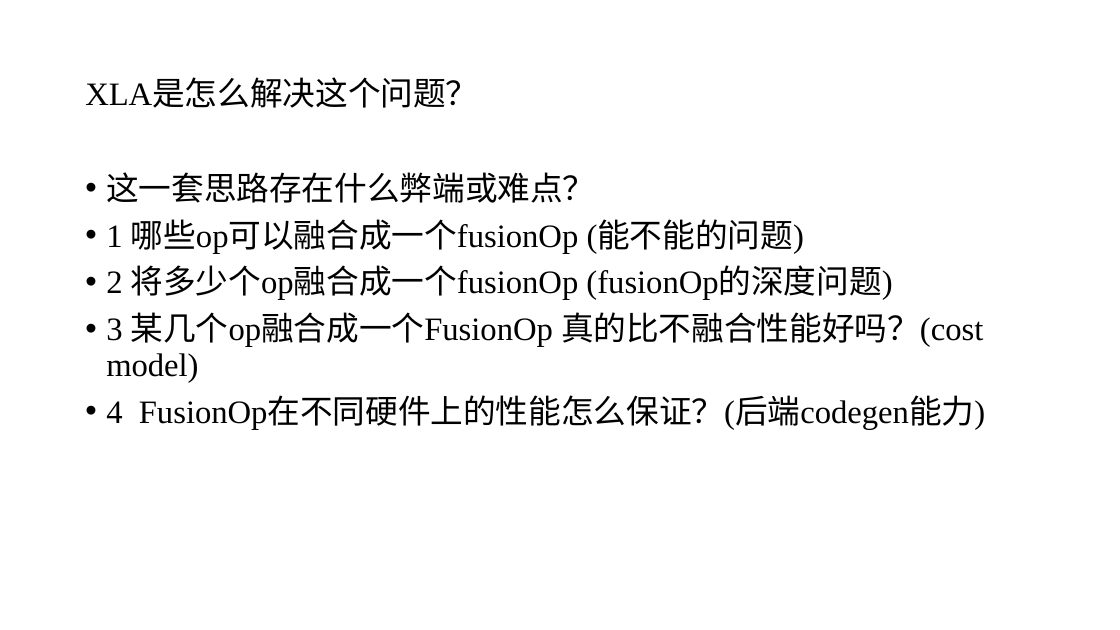
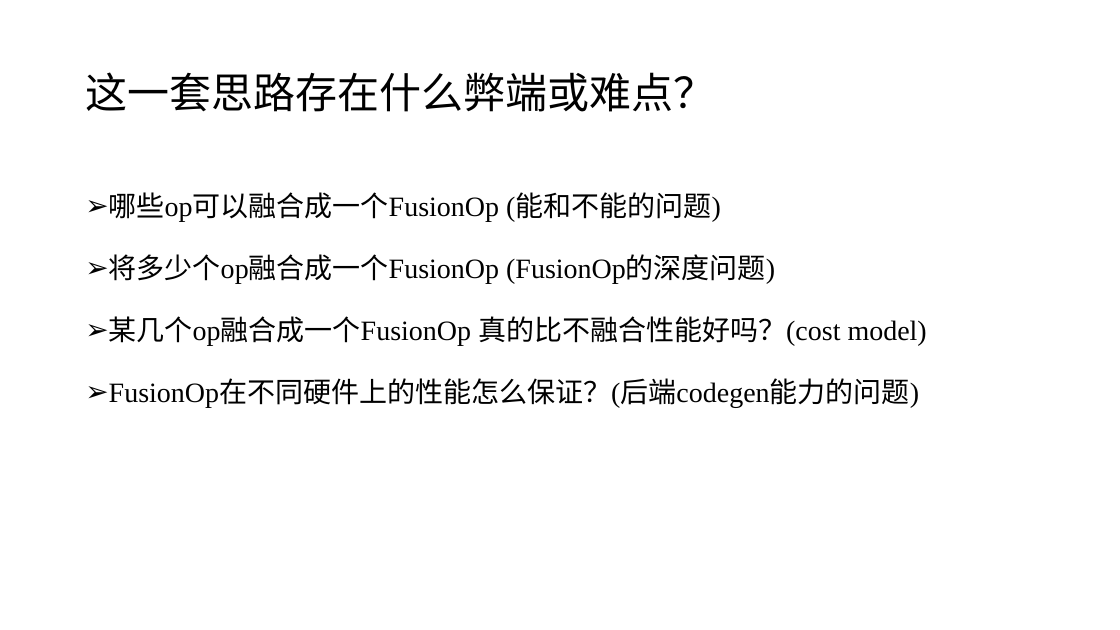
Before and after one commit to EchoWangHF/Blogs, a slide deck: slide 10 of xla/xla简介.pptx (slide 8 before the commit). Drawn at 1120x630 pixels with LibreOffice and Linux fonts; fonts in the diff are those of the drawing. Boxes give left, top, right and bottom in pixels: in the first picture for what was removed or moved away, otherwise in the second. Text is boxed around its words. In the diff, an @@ line names an element or a change of style, - is before the commit and + after.

```diff
--- a/xla/xla简介.pptx
+++ b/xla/xla简介.pptx
@@ text at (85, 72, 715, 112): text changed; size 28 to 36 pt @@
-XLA是怎么解决这个问题？
+这一套思路存在什么弊端或难点？
@@ text at (109, 192, 927, 408): text changed; size 28 to 24 pt @@
-• 这一套思路存在什么弊端或难点？
-• 1 哪些op可以融合成一个fusionOp (能不能的问题)
-• 2 将多少个op融合成一个fusionOp (fusionOp的深度问题)
-• 3 某几个op融合成一个FusionOp 真的比不融合性能好吗？(cost model)
-• 4 FusionOp在不同硬件上的性能怎么保证？(后端codegen能力)
+➢ 哪些op可以融合成一个FusionOp (能和不能的问题)
+➢ 将多少个op融合成一个FusionOp (FusionOp的深度问题)
+➢ 某几个op融合成一个FusionOp 真的比不融合性能好吗？(cost model)
+➢ FusionOp在不同硬件上的性能怎么保证？(后端codegen能力的问题)
```
Also in this commit, not shown: 25 other slides changed, 7 slides added, 2 slides removed.
